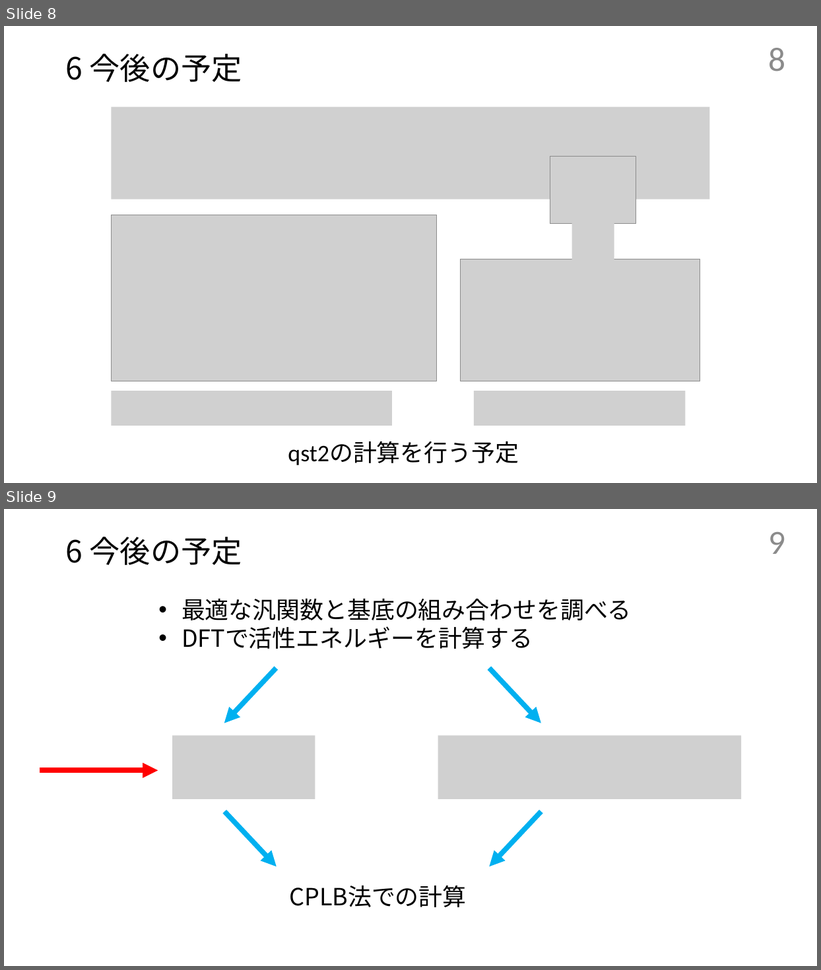
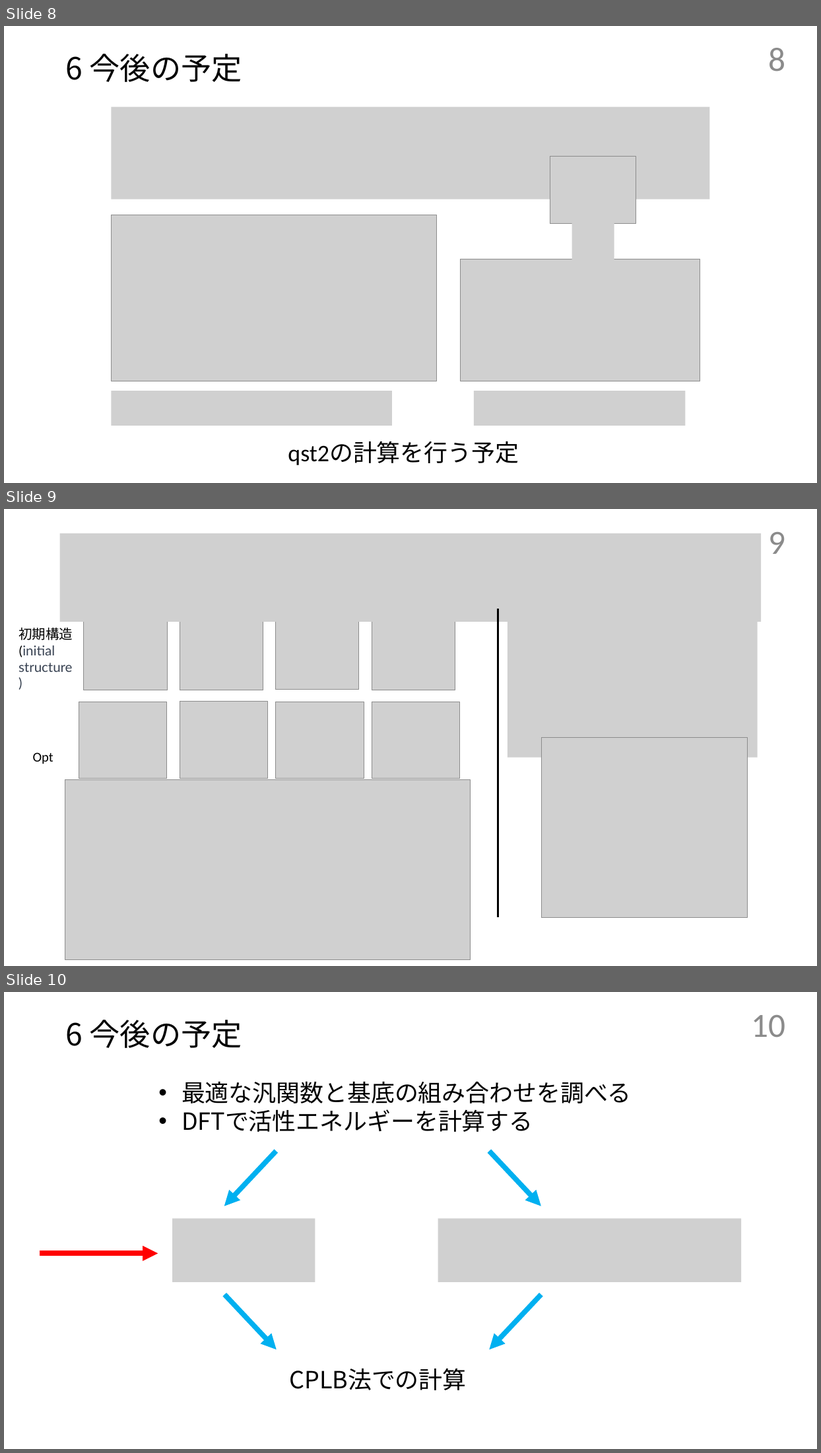
Before and after one commit to tabiseal/Qpcdata, a slide deck: 20231129.pptx. Shown one above the other, each under a label of ours: slides 8 and 9 before the commit, slides 8, 9 and 10 after it. The pictures are 821x970 and 821x1453 pixels, drawn with LibreOffice and Linux fonts; fonts in the diff are those of the drawing; grey boxes stand for pictures. Boxes give left, top, right and bottom in pixels: in the first picture for what was removed or moved away, otherwise in the second. Text is boxed around its words. In the diff, an @@ line names an element or a change of style, - is before the commit and + after.

```diff
--- a/20231129.pptx
+++ b/20231129.pptx
@@ slide 9 added at (4, 509, 817, 966), background #FFFFFF @@
@@ picture added at (60, 533, 762, 622) @@
@@ page number added at (768, 532, 785, 554), 40 pt, text #8C8C8C @@
+9
@@ picture added at (508, 601, 758, 757) @@
@@ text added at (19, 627, 73, 672), 16 pt, text #374151 @@
+初期構造(initial structure)
@@ picture added at (84, 613, 168, 690) @@
@@ picture added at (180, 613, 263, 690) @@
@@ picture added at (275, 613, 359, 690) @@
@@ picture added at (372, 613, 455, 690) @@
@@ line added from (498, 609) to (498, 918), #000000 2.25 pt @@
@@ picture added at (79, 702, 167, 779) @@
@@ picture added at (180, 702, 267, 779) @@
@@ picture added at (276, 702, 364, 779) @@
@@ picture added at (372, 702, 459, 779) @@
@@ picture added at (541, 738, 748, 918) @@
@@ text added at (33, 753, 54, 764), 16 pt, text #000000 @@
+Opt
@@ picture added at (65, 780, 470, 960) @@
@@ picture added at (698, 779, 722, 800) @@
@@ picture added at (574, 795, 598, 815) @@
@@ picture added at (607, 795, 631, 815) @@
@@ picture added at (664, 801, 688, 822) @@
@@ picture added at (706, 838, 729, 859) @@
@@ what was slide 9 is now slide 10 @@
@@ page number at (751, 1015, 785, 1037): text changed @@
-9
+10
```
Also in this commit, not shown: 1 other slide added.
